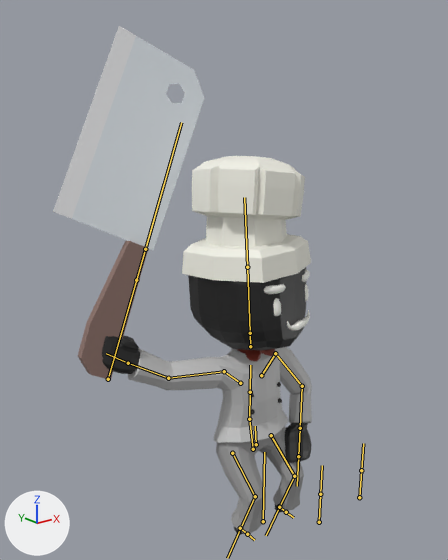
What one commit did to the FBX model CULLinary/Assets/Experiment/TestAssets/FBXActions/Chef_Hat.fbx.
Both versions are drawn from a 50 mm lens placed at (-3.61, -3.87, 4.21), pointed at (-0.49, 0.03, 2.65). The lights are fixed; the arrows at lower left show +X, +Y and +Z. Both versions are drawn at frame 13 of the action 'CharacterArmature|SitDown'; the numbers are the values there. The bones that bend it are drawn over the model as lines.

Names of what the first picture shows: 'Body', 'cookingKnifeChopping'.
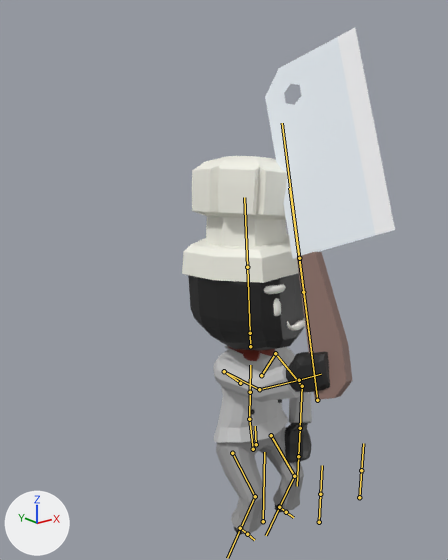
The change, as JSON lines over the scene's bpy script:
```json
{"block": "bone_upperarm_r", "where": "bone_upperarm_r = bpy.data.objects['CharacterArmature'].pose.bones['UpperArm.R']  # child of 'Shoulder.R'"}
{"op": "set", "path": "bone_upperarm_r.rotation_quaternion", "old": "(0.859, 0.11, 0.488, -0.106)", "new": "(0.668, -0.28, 0.24, 0.647)", "note": "degrees (10, 60, -9) -> degrees (-5, 43, 86)"}
{"block": "bone_def_weapon", "where": "bone_def_weapon = bpy.data.objects['CharacterArmature'].pose.bones['DEF_WEAPON']"}
{"op": "set", "path": "bone_def_weapon.location", "old": "(-2.275, 0.131, -0.432)", "new": "(-2.197, 1.275, 0.907)"}
{"op": "set", "path": "bone_def_weapon.rotation_quaternion", "old": "(0.852, -0.001, -0.106, 0.514)", "new": "(0.59, -0.564, 0.507, 0.277)", "note": "degrees (-6, -10, 63) -> degrees (-111, 66, -36)"}
```

Where the change shows, as pixel boxes (x1, y1, x2, y2) in the pictures (448 x 560 px):
```json
{"object": "cookingKnifeChopping", "change": "posed", "before": [53, 26, 204, 380], "after": [265, 28, 395, 400], "on screen": "14% narrower"}
{"object": "Body", "change": "posed", "before": [102, 156, 312, 535], "after": [182, 156, 330, 535], "on screen": "29% narrower"}
{"bone": "UpperArm.R", "before": "(224, 371) to (168, 378)", "after": "(224, 371) to (259, 389)"}
{"bone": "DEF_WEAPON", "before": "(108, 379) to (145, 249)", "after": "(317, 400) to (299, 258)"}
```
